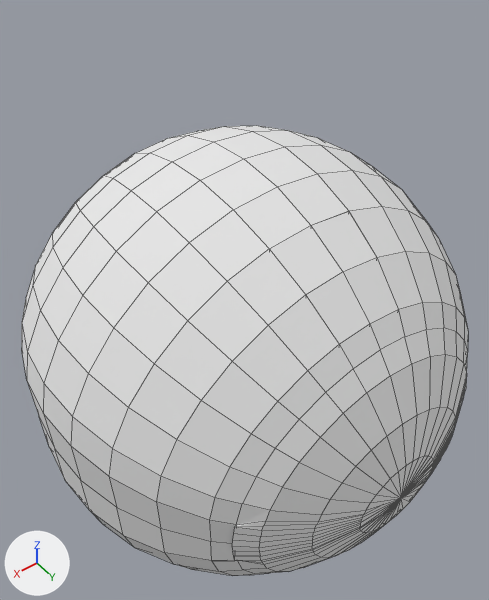
The Blender file Assets/models/guide/guide01.blend as it was, and as the next commit left it.
Both versions are drawn from a 50 mm lens placed at (0.327, 0.438, 0.579), pointed at (0.001, 0.003, 0.075). Every picture has the same lights, and +X, +Y and +Z are marked at lower left. Mesh edges are drawn as thin lines.

Objects in the first picture: 'body'.
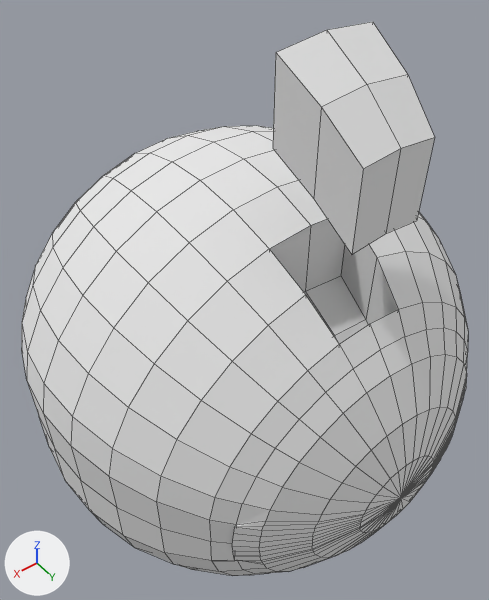
Pixel boxes [x1, y1, x2, y2] of what changed, in the pictures (489 x 600 px; the box of a moved part takes in the faces that stretch with it):
'body', reshaped (23% taller): before [22, 125, 468, 576]; after [22, 22, 468, 576]
part 1 of me_sphere_002, moved or reshaped: before [270, 211, 398, 344]; after [273, 22, 435, 255]

What changed in the scene script:
```text
Change me_sphere_002:
    where me_sphere_002.from_pydata(...)  # 867 vertices, 828 faces; spans x -0.24..0.24, y -0.226..0.25, z -0.25..0.25
    used by ob_body; location = (0.0, 0.0, 0.0)
    me_sphere_002 part 1: the loose piece of 18 vertices spanning x -0.045..0.045, y 0.096..0.177, z 0.101..0.231 is moved by (0.0, 0.0, 0.167)
```
